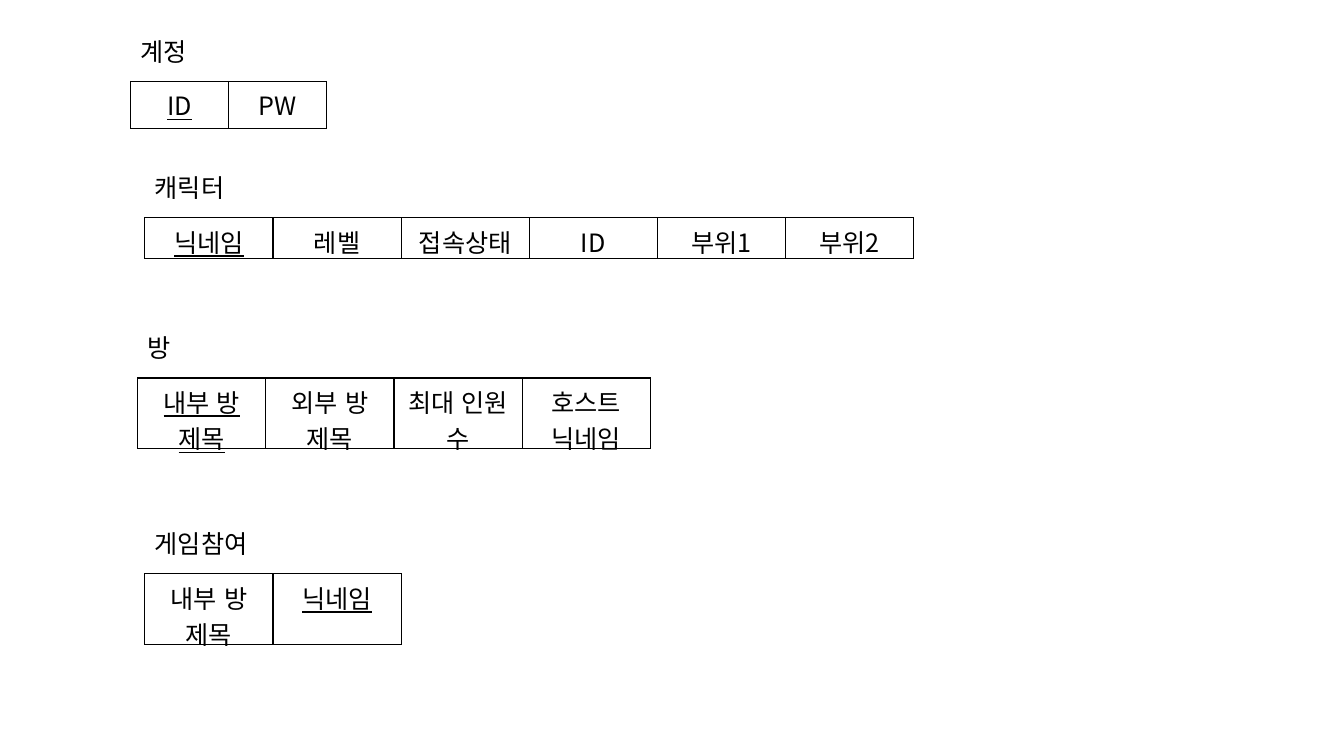
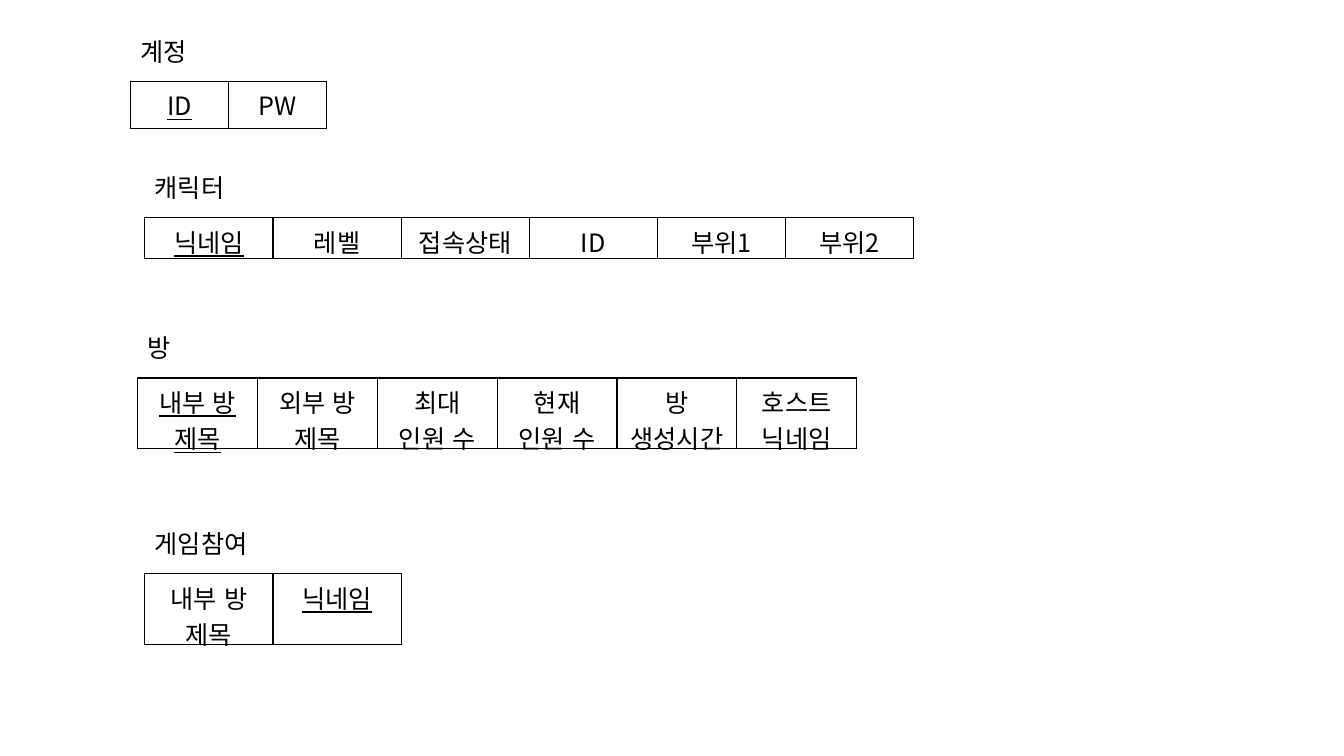
Before and after one commit to uhreungdu/2022game, a slide deck: slide 2 of document/ER모델.pptx. Drawn at 1344x756 pixels with LibreOffice and Linux fonts; fonts in the diff are those of the drawing. Boxes give left, top, right and bottom in pixels: in the first picture for what was removed or moved away, otherwise in the second. Text is boxed around its words. In the diff, an @@ line names an element or a change of style, - is before the commit and + after.

Commit message:
나머지 table 생성

```diff
--- a/document/ER모델.pptx
+++ b/document/ER모델.pptx
@@ table at <box>138,378,858,457</box> @@
+column 4: 현재 인원 수
+column 5: 방 생성시간
@@ table: place and size @@
-table at <box>138,378,650,457</box>
+table at <box>138,378,858,457</box>
```
Also in this commit, not shown: 5 other files.
